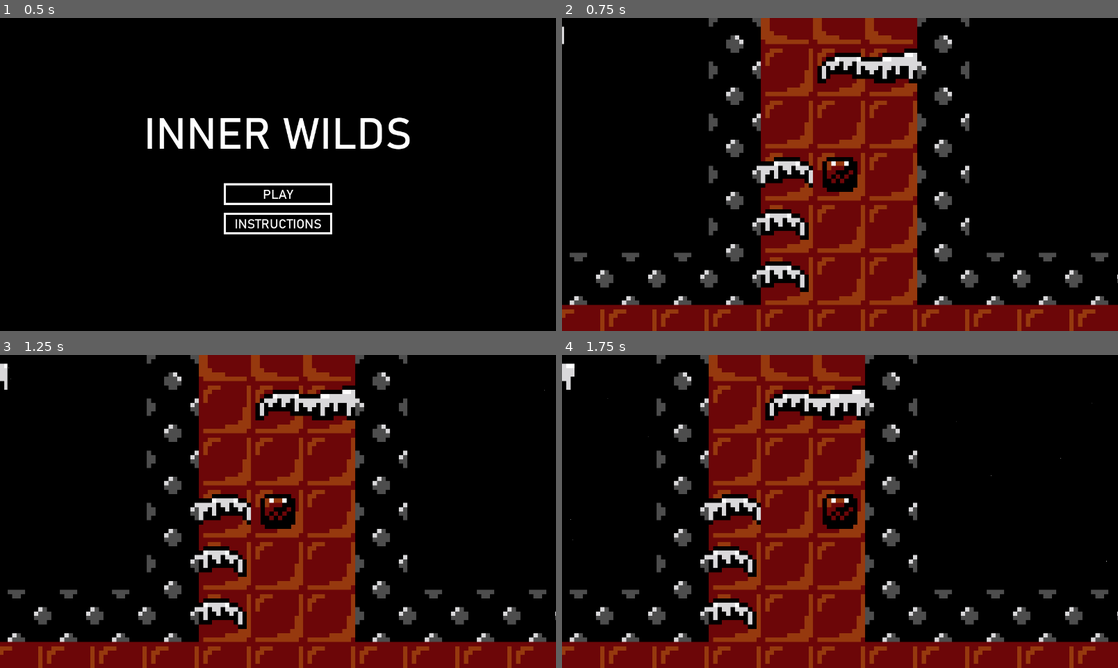
Above: before the commit, frames 1-4 (two rows, left to right).
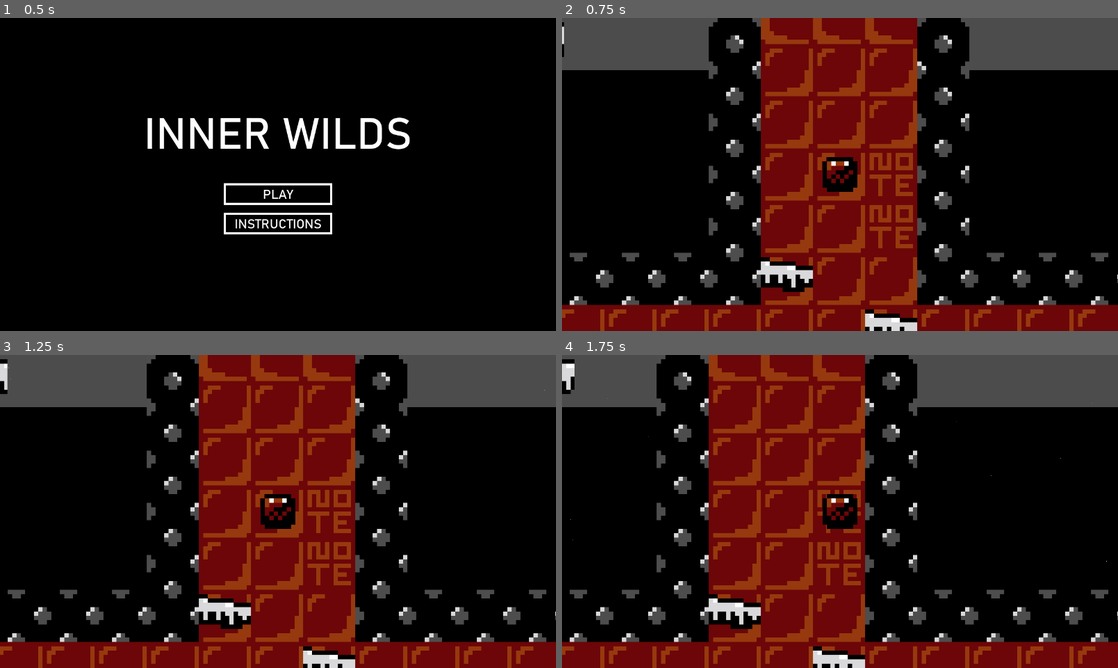
Above: after the commit, the same moments.

Repository: Olimarrex/Inner-Wilds
Game: Godot game, scene res://Scenes/Menu.tscn
The game is run twice, just before and just after one commit, with the same random seed, the same clock (stepped at 60 frames per second) and the same inputs.
Inputs (mouse positions are in pixels of both pictures, inside the frame that each line leads up to):
- Up to frame 1 (0.5 s): no input
- Up to frame 2 (0.75 s): click "play" at 0.5 s
- Up to frame 3 (1.25 s): no input
- Up to frame 4 (1.75 s): move the mouse to (962, 495) at 1.27 s; hold Right (ui_right) from 1.28 s (still down)

Frame 1 is identical in both runs. In frame 2, 14% of the frame differs, in the area x 0-100%, y 0-100%; in frame 3, 14%; in frame 4, 13%.

Commit message:
Basic Note Mentionings

Diff:
--- a/Scenes/map.tscn
+++ b/Scenes/map.tscn
@@ -1,10 +1,11 @@
-[gd_scene load_steps=9 format=2]
+[gd_scene load_steps=10 format=2]
 
 [ext_resource path="res://Sprites/TileWall.png" type="Texture" id=1]
 [ext_resource path="res://Sprites/Tile.png" type="Texture" id=2]
 [ext_resource path="res://Sprites/TentacleLoop.png" type="Texture" id=3]
 [ext_resource path="res://Sprites/TentacleHalf.png" type="Texture" id=4]
 [ext_resource path="res://Sprites/TentacleFull.png" type="Texture" id=5]
+[ext_resource path="res://Sprites/Note.png" type="Texture" id=6]
 
 [sub_resource type="ConvexPolygonShape2D" id=3]
 points = PoolVector2Array( 0, 0, 12, 0, 12, 12, 0, 12 )
@@ -46,12 +47,12 @@
 } ]
 1/z_index = 0
 
-[sub_resource type="TileSet" id=2]
-0/name = "TentacleFull.png 0"
-0/texture = ExtResource( 5 )
+[sub_resource type="TileSet" id=4]
+0/name = "TentacleLoop.png 0"
+0/texture = ExtResource( 3 )
 0/tex_offset = Vector2( 0, 0 )
 0/modulate = Color( 1, 1, 1, 1 )
-0/region = Rect2( 12, 0, 12, 12 )
+0/region = Rect2( 0, 0, 12, 12 )
 0/tile_mode = 0
 0/occluder_offset = Vector2( 0, 0 )
 0/navigation_offset = Vector2( 0, 0 )
@@ -61,11 +62,11 @@
 0/shape_one_way_margin = 0.0
 0/shapes = [  ]
 0/z_index = 0
-1/name = "TentacleFull.png 1"
-1/texture = ExtResource( 5 )
+1/name = "TentacleLoop.png 1"
+1/texture = ExtResource( 3 )
 1/tex_offset = Vector2( 0, 0 )
 1/modulate = Color( 1, 1, 1, 1 )
-1/region = Rect2( 0, 0, 12, 12 )
+1/region = Rect2( 12, 0, 12, 12 )
 1/tile_mode = 0
 1/occluder_offset = Vector2( 0, 0 )
 1/navigation_offset = Vector2( 0, 0 )
@@ -75,8 +76,8 @@
 1/shape_one_way_margin = 0.0
 1/shapes = [  ]
 1/z_index = 0
-2/name = "TentacleLoop.png 2"
-2/texture = ExtResource( 3 )
+2/name = "TentacleHalf.png 2"
+2/texture = ExtResource( 4 )
 2/tex_offset = Vector2( 0, 0 )
 2/modulate = Color( 1, 1, 1, 1 )
 2/region = Rect2( 0, 0, 12, 12 )
@@ -89,11 +90,11 @@
 2/shape_one_way_margin = 0.0
 2/shapes = [  ]
 2/z_index = 0
-3/name = "TentacleLoop.png 3"
-3/texture = ExtResource( 3 )
+3/name = "TentacleFull.png 3"
+3/texture = ExtResource( 5 )
 3/tex_offset = Vector2( 0, 0 )
 3/modulate = Color( 1, 1, 1, 1 )
-3/region = Rect2( 12, 0, 12, 12 )
+3/region = Rect2( 0, 0, 12, 12 )
 3/tile_mode = 0
 3/occluder_offset = Vector2( 0, 0 )
 3/navigation_offset = Vector2( 0, 0 )
@@ -103,11 +104,11 @@
 3/shape_one_way_margin = 0.0
 3/shapes = [  ]
 3/z_index = 0
-4/name = "TentacleHalf.png 4"
-4/texture = ExtResource( 4 )
+4/name = "TentacleFull.png 4"
+4/texture = ExtResource( 5 )
 4/tex_offset = Vector2( 0, 0 )
 4/modulate = Color( 1, 1, 1, 1 )
-4/region = Rect2( 0, 0, 12, 12 )
+4/region = Rect2( 12, 0, 12, 12 )
 4/tile_mode = 0
 4/occluder_offset = Vector2( 0, 0 )
 4/navigation_offset = Vector2( 0, 0 )
@@ -117,6 +118,20 @@
 4/shape_one_way_margin = 0.0
 4/shapes = [  ]
 4/z_index = 0
+5/name = "Note.png 5"
+5/texture = ExtResource( 6 )
+5/tex_offset = Vector2( 0, 0 )
+5/modulate = Color( 1, 1, 1, 1 )
+5/region = Rect2( 0, 0, 12, 12 )
+5/tile_mode = 0
+5/occluder_offset = Vector2( 0, 0 )
+5/navigation_offset = Vector2( 0, 0 )
+5/shape_offset = Vector2( 0, 0 )
+5/shape_transform = Transform2D( 1, 0, 0, 1, 0, 0 )
+5/shape_one_way = false
+5/shape_one_way_margin = 0.0
+5/shapes = [  ]
+5/z_index = 0
 
 [node name="map" type="Node2D"]
 
@@ -128,10 +143,10 @@
 format = 1
 tile_data = PoolIntArray( -327680, 536870913, 0, -327679, 536870912, 0, -327678, 536870912, 0, -327677, 536870912, 0, - …(2625 unchanged characters)…
 
-[node name="TileMap2" type="TileMap" parent="."]
+[node name="ObjectMap" type="TileMap" parent="."]
 position = Vector2( 0, 60 )
 scale = Vector2( 10, 10 )
-tile_set = SubResource( 2 )
+tile_set = SubResource( 4 )
 cell_size = Vector2( 12, 12 )
 format = 1
-tile_data = PoolIntArray( 2, 536870912, 0, 3, 536870913, 0, 131073, 4, 0, 196609, 0, 0, 262145, 0, 0 )
+tile_data = PoolIntArray( 131075, 5, 0, 196611, 5, 0, 262145, 0, 0, 327683, 0, 0, 393217, 0, 0 )
--- a/main.tscn
+++ b/main.tscn
@@ -12,8 +12,9 @@
 [node name="TextureRect" type="TextureRect" parent="."]
 anchor_right = 1.0
 anchor_bottom = 1.0
+margin_top = 120.0
 margin_right = 1280.0
-margin_bottom = 720.0
+margin_bottom = 840.0
 texture = ExtResource( 6 )
 
 [node name="CPUParticles2D" parent="." instance=ExtResource( 5 )]
--- a/player.gd
+++ b/player.gd
@@ -1,26 +1,29 @@
 extends Sprite
+
+const dist = 120;
 
 func _input(event):
 	if event.is_action_pressed("ui_up"):
-		if not $RayCast2D_up.is_colliding():
-			$"../map".translate(Vector2(0,120))
-		checkTile()
+		tryMoveTo(Vector2(0, dist), $RayCast2D_up);
 	if event.is_action_pressed("ui_down"):
-		if not $RayCast2D_down.is_colliding():
-			$"../map".translate(Vector2(0,-120))
-		checkTile()
+		tryMoveTo(Vector2(0, -dist), $RayCast2D_down);
 	if event.is_action_pressed("ui_left"):
-		if not $RayCast2D_left.is_colliding():
-			$"../map".translate(Vector2(120,0))
-		checkTile()
+		tryMoveTo(Vector2(dist, 0), $RayCast2D_left);
 	if event.is_action_pressed("ui_right"):
-		if not $RayCast2D_right.is_colliding():
-			$"../map".translate(Vector2(-120,0))
-		checkTile()
+		tryMoveTo(Vector2(-dist, 0), $RayCast2D_right);
 
-onready var tentacleMap = self.get_parent().get_node("map/TileMap2")
 
-func checkTile():
-	var cell = tentacleMap.world_to_map(tentacleMap.to_local(self.global_position))
-	if tentacleMap.get_cellv(cell) != -1:
+onready var tentacleMap = self.get_parent().get_node("map/ObjectMap")
+
+func tryMoveTo(pos, rayCast2D):
+	checkTile(self.global_position - pos)
+	if not rayCast2D.is_colliding():
+		$"../map".translate(pos)
+
+func checkTile(pos):
+	var cell = tentacleMap.world_to_map(tentacleMap.to_local(pos))
+	var cellv = tentacleMap.get_cellv(cell);
+	if cellv >= 0 and cellv <= 4:
 		var _scene = self.get_tree().change_scene("res://Scenes/you_dead.tscn")
+	elif cellv == 5:
+		print('NOTE')
Binary file added: Sprites/Note.png
Not shown, added: Sprites/Note.png.import
Binary file changed: Sprites/TentacleHalf.png
